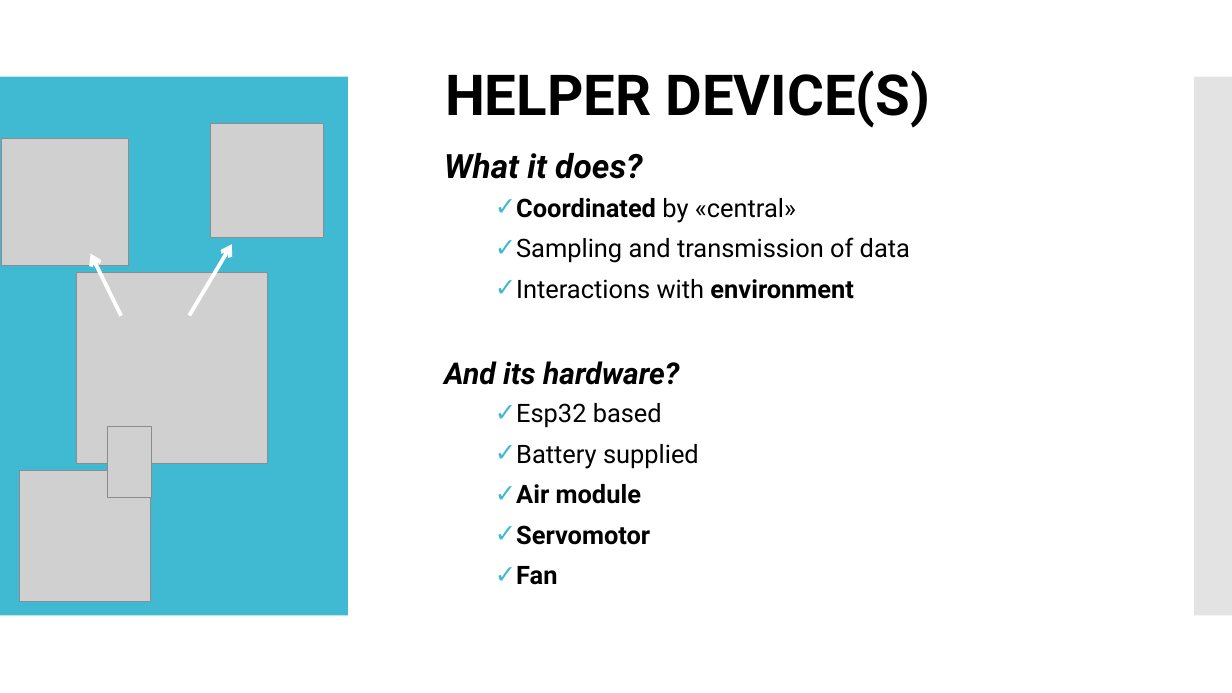
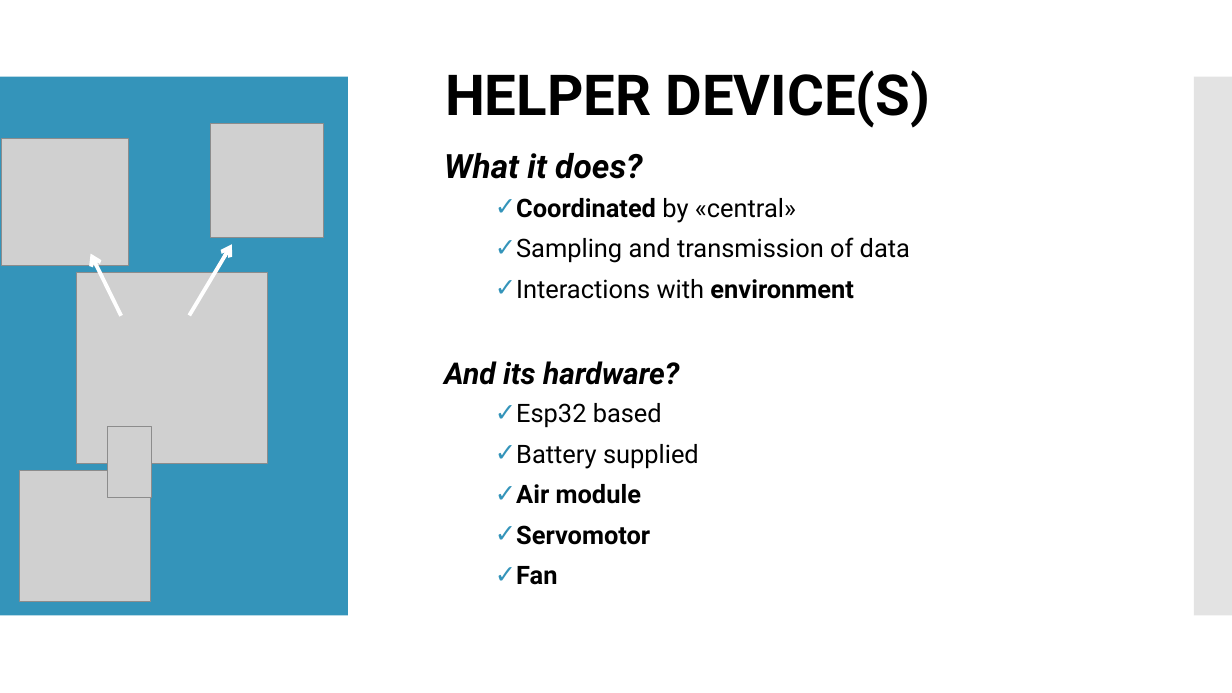
Before and after one commit to LorenzoPecorari/iot_project, a slide deck: slide 4 of iot_pres.pptx. Drawn at 1232x693 pixels with LibreOffice and Linux fonts; fonts in the diff are those of the drawing; grey boxes stand for pictures; background and template pictures are left out. Boxes give left, top, right and bottom in pixels: in the first picture for what was removed or moved away, otherwise in the second. Text is boxed around its words. In the diff, an @@ line names an element or a change of style, - is before the commit and + after.

```diff
--- a/iot_pres.pptx
+++ b/iot_pres.pptx
@@ rectangle at (0, 77, 348, 616): fill #40BAD2 to #3494BA @@
```
Also in this commit, not shown: 5 other slides changed.
